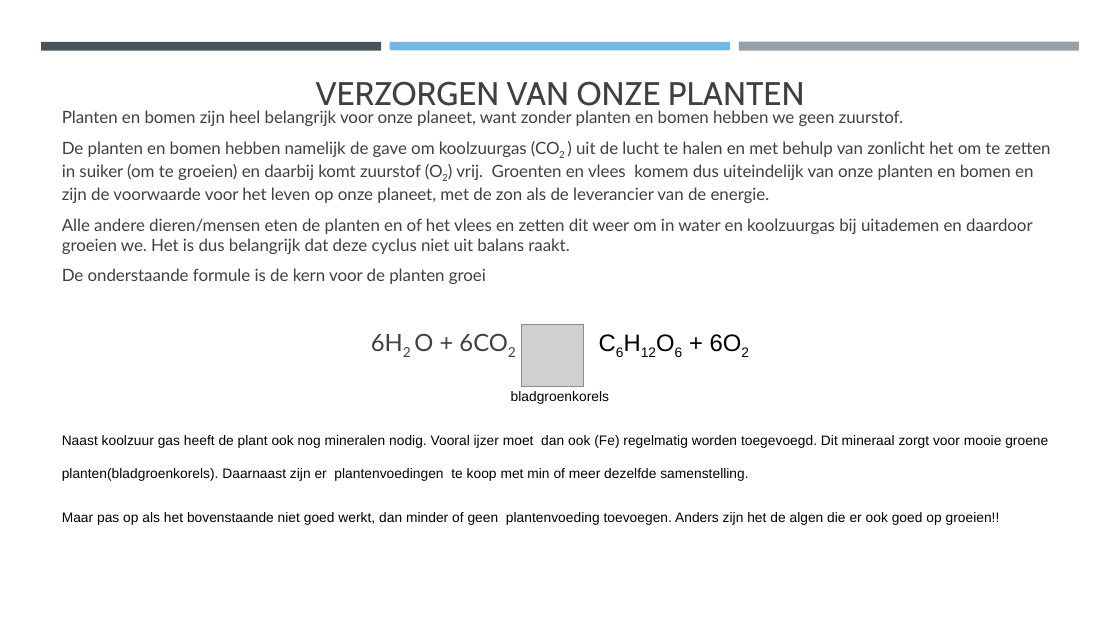
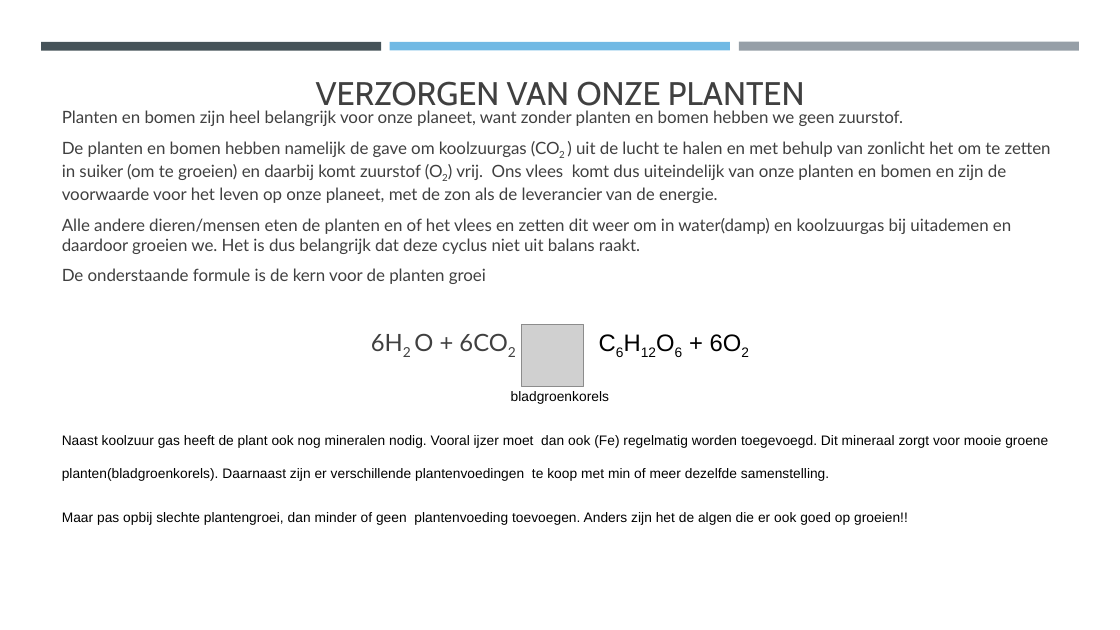
Before and after one commit to Riekusb/arduino, a slide deck: slide 9 of lezingen/basiskennis aquarium houden/Basiskennis aquarium.pptx. Drawn at 1120x630 pixels with LibreOffice and Linux fonts; fonts in the diff are those of the drawing; grey boxes stand for pictures. Boxes give left, top, right and bottom in pixels: in the first picture for what was removed or moved away, otherwise in the second. Text is boxed around its words. In the diff, an @@ line names an element or a change of style, - is before the commit and + after.

```diff
--- a/lezingen/basiskennis aquarium houden/Basiskennis aquarium.pptx
+++ b/lezingen/basiskennis aquarium houden/Basiskennis aquarium.pptx
@@ text at [62, 141, 1051, 254]: text changed @@
-De planten en bomen hebben namelijk de gave om koolzuurgas (CO2 ) uit de lucht te halen en met behulp van zonlicht het om te zetten in suiker (om te groeien) en daarbij komt zuurstof (O2) vrij. Groenten en vlees komem dus uiteindelijk van onze planten en bomen en zijn de voorwaarde voor het leven op onze planeet, met de zon als de leverancier van de energie.
-Alle andere dieren/mensen eten de planten en of het vlees en zetten dit weer om in water en koolzuurgas bij uitademen en daardoor groeien we. Het is dus belangrijk dat deze cyclus niet uit balans raakt.
+De planten en bomen hebben namelijk de gave om koolzuurgas (CO2 ) uit de lucht te halen en met behulp van zonlicht het om te zetten in suiker (om te groeien) en daarbij komt zuurstof (O2) vrij. Ons vlees komt dus uiteindelijk van onze planten en bomen en zijn de voorwaarde voor het leven op onze planeet, met de zon als de leverancier van de energie.
+Alle andere dieren/mensen eten de planten en of het vlees en zetten dit weer om in water(damp) en koolzuurgas bij uitademen en daardoor groeien we. Het is dus belangrijk dat deze cyclus niet uit balans raakt.
@@ text at [62, 435, 1048, 525]: text changed @@
-Naast koolzuur gas heeft de plant ook nog mineralen nodig. Vooral ijzer moet dan ook (Fe) regelmatig worden toegevoegd. Dit mineraal zorgt voor mooie groene planten(bladgroenkorels). Daarnaast zijn er plantenvoedingen te koop met min of meer dezelfde samenstelling.
-Maar pas op als het bovenstaande niet goed werkt, dan minder of geen plantenvoeding toevoegen. Anders zijn het de algen die er ook goed op groeien!!
+Naast koolzuur gas heeft de plant ook nog mineralen nodig. Vooral ijzer moet dan ook (Fe) regelmatig worden toegevoegd. Dit mineraal zorgt voor mooie groene planten(bladgroenkorels). Daarnaast zijn er verschillende plantenvoedingen te koop met min of meer dezelfde samenstelling.
+Maar pas opbij slechte plantengroei, dan minder of geen plantenvoeding toevoegen. Anders zijn het de algen die er ook goed op groeien!!
```
Also in this commit, not shown: 19 other slides changed, 1 other file.
